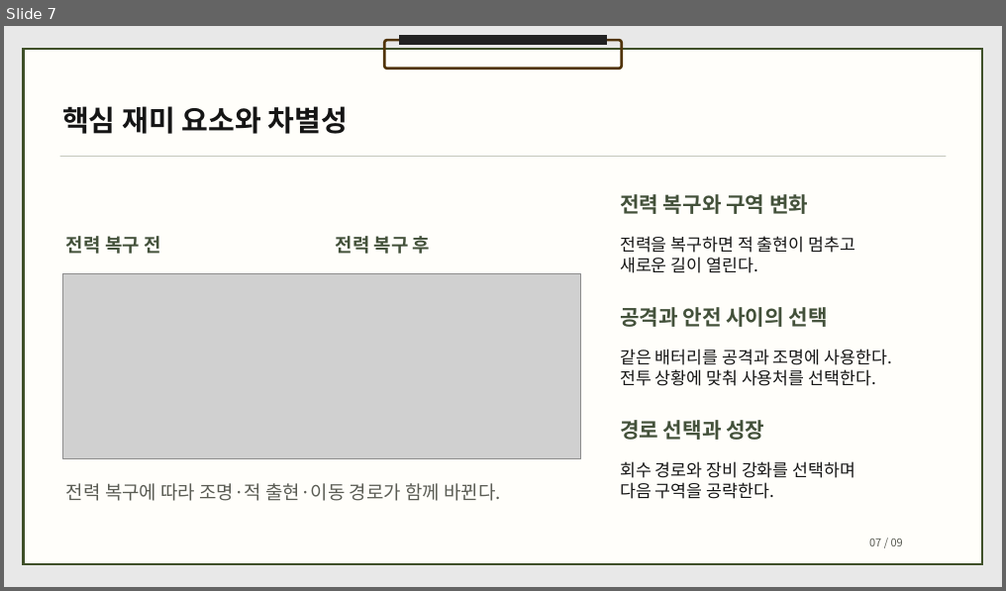
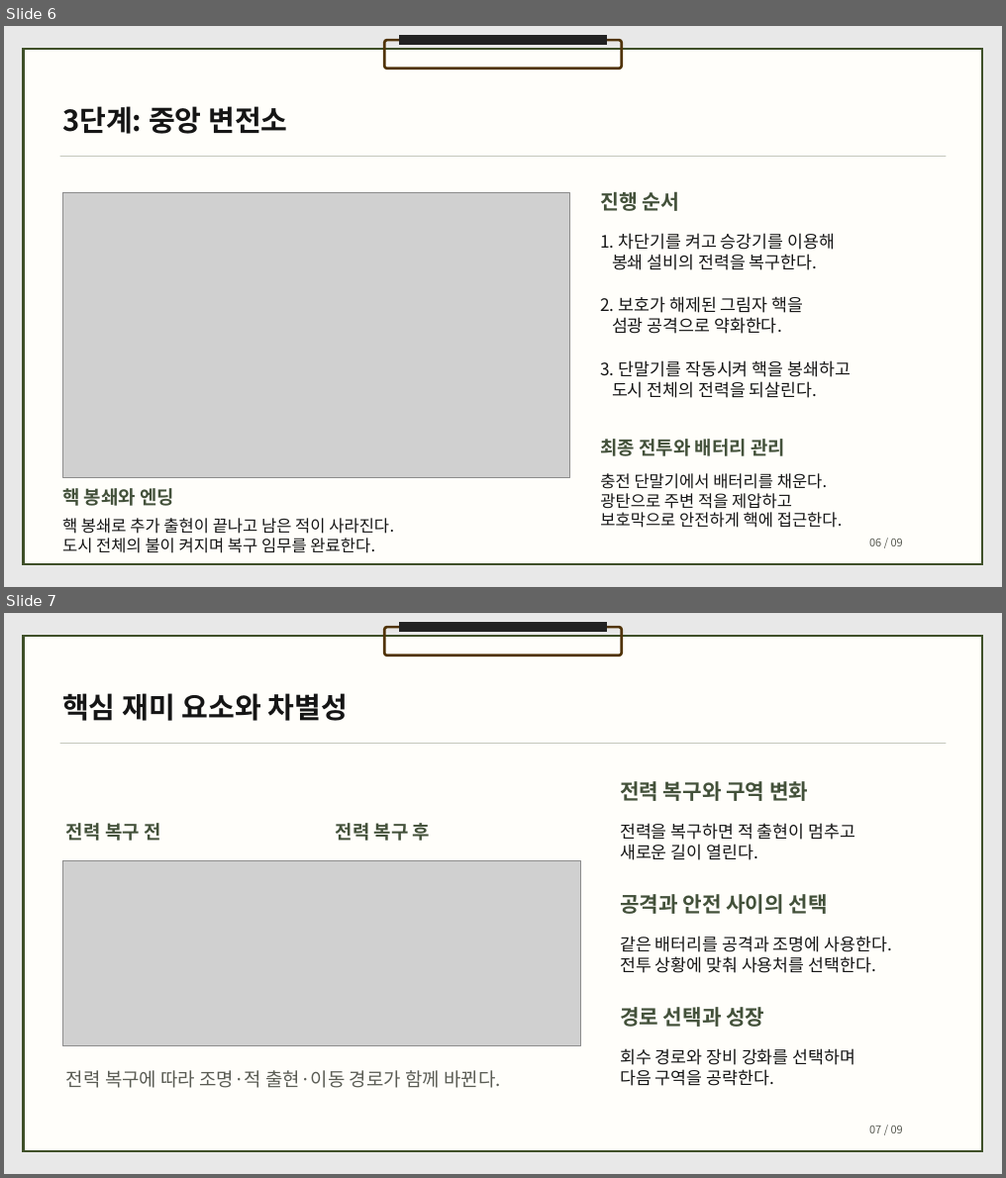
Before and after one commit to dbguswh/2Dgame_project, a slide deck: docs/2D게임프로그래밍 1차발표.pptx. Shown one above the other, each under a label of ours: slide 7 before the commit, slides 6 and 7 after it. The pictures are 1006x591 and 1006x1178 pixels, drawn with LibreOffice and Linux fonts; fonts in the diff are those of the drawing; grey boxes stand for pictures. Boxes give left, top, right and bottom in pixels: in the first picture for what was removed or moved away, otherwise in the second. Text is boxed around its words. In the diff, an @@ line names an element or a change of style, - is before the commit and + after.

```diff
--- a/docs/2D게임프로그래밍 1차발표.pptx
+++ b/docs/2D게임프로그래밍 1차발표.pptx
@@ slide 6 added at [4, 26, 1002, 587], background #E8E8E8 @@
@@ freeform shape added at [24, 49, 982, 564], fill #FFFEFA, outline #3E4F28 3 pt @@
@@ freeform shape added at [384, 40, 621, 69], outline #503308 3.75 pt @@
@@ freeform shape added at [399, 35, 607, 45], fill #222222 @@
@@ text added at [62, 106, 287, 134], 41.6 pt, text #151515, bold @@
+3단계: 중앙 변전소
@@ rectangle added at [59, 156, 945, 157], fill #A5AA9B @@
@@ picture added at [62, 192, 569, 477] @@
@@ text added at [600, 191, 680, 211], 29.2 pt, text #43513A, bold @@
+진행 순서
@@ text added at [600, 233, 835, 271], 24.8 pt, text #151515 @@
+1. 차단기를 켜고 승강기를 이용해
+봉쇄 설비의 전력을 복구한다.
@@ text added at [600, 296, 803, 334], 24.8 pt, text #151515 @@
+2. 보호가 해제된 그림자 핵을
+섬광 공격으로 약화한다.
@@ text added at [600, 361, 850, 398], 24.8 pt, text #151515 @@
+3. 단말기를 작동시켜 핵을 봉쇄하고
+도시 전체의 전력을 되살린다.
@@ text added at [600, 439, 785, 457], 27 pt, text #43513A, bold @@
+최종 전투와 배터리 관리
@@ text added at [62, 488, 174, 506], 27 pt, text #43513A, bold @@
+핵 봉쇄와 엔딩
@@ text added at [600, 473, 843, 528], 23.6 pt, text #151515 @@
+충전 단말기에서 배터리를 채운다.
+광탄으로 주변 적을 제압하고
+보호막으로 안전하게 핵에 접근한다.
@@ text added at [62, 518, 394, 554], 23.6 pt, text #151515 @@
+핵 봉쇄로 추가 출현이 끝나고 남은 적이 사라진다.
+도시 전체의 불이 켜지며 복구 임무를 완료한다.
@@ text added at [869, 539, 903, 547], 15.8 pt, text #5A5C54 @@
+06 / 09
```
Also in this commit, not shown: 1 slide changed, 1 other slide added, 2 slides removed.
